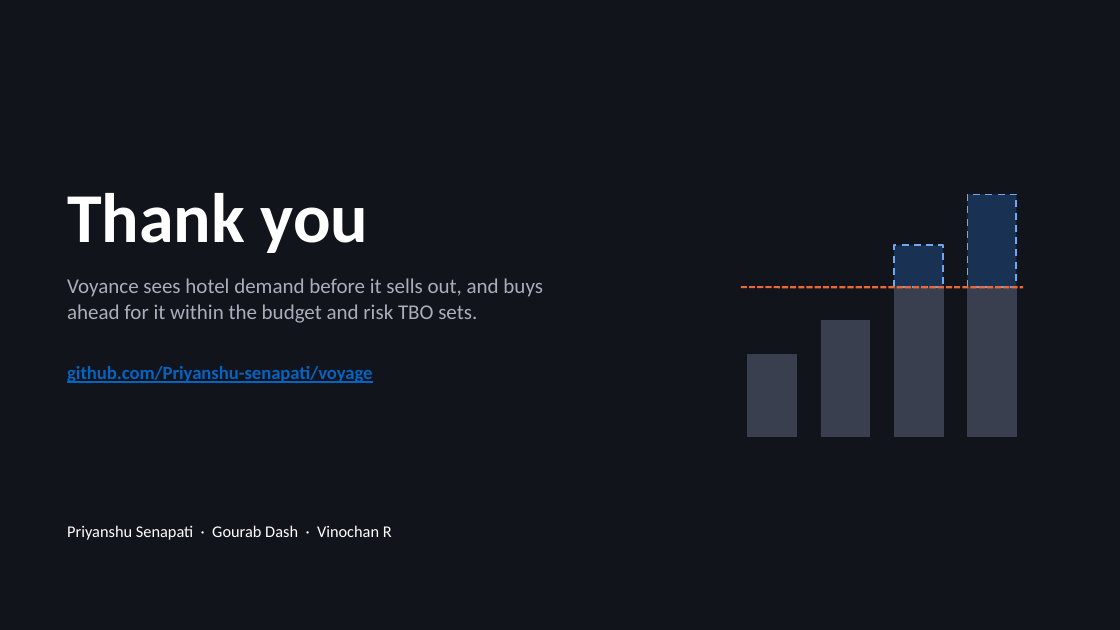
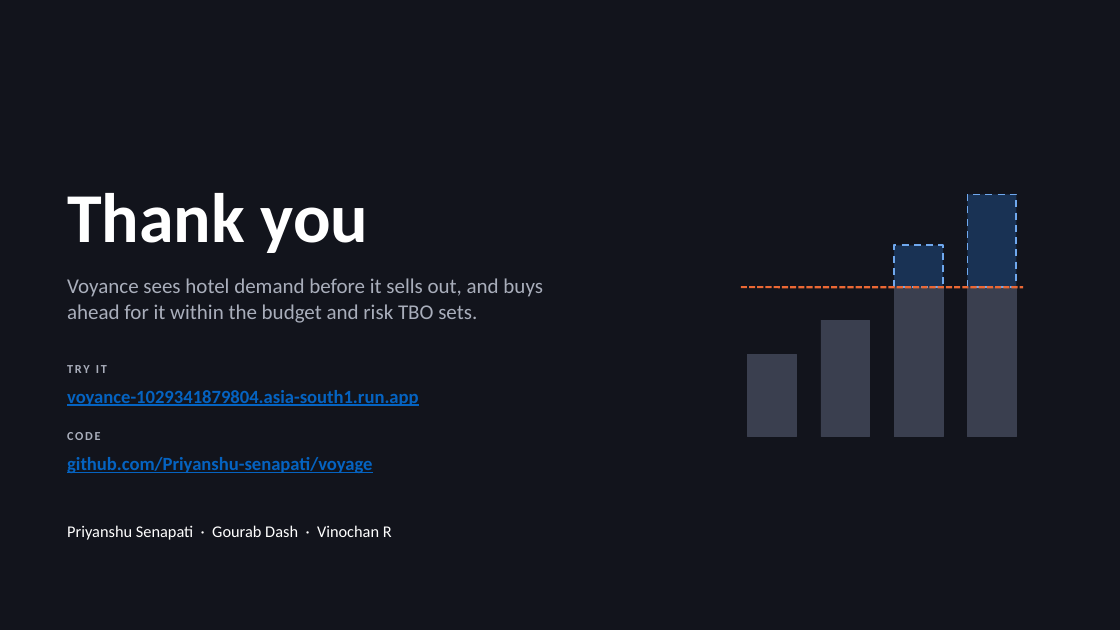
Before and after one commit to Priyanshu-senapati/voyage, a slide deck: slide 4 of deck/voyance_round1.pptx. Drawn at 1120x630 pixels with LibreOffice and Linux fonts; fonts in the diff are those of the drawing. Boxes give left, top, right and bottom in pixels: in the first picture for what was removed or moved away, otherwise in the second. Text is boxed around its words. In the diff, an @@ line names an element or a change of style, - is before the commit and + after.

```diff
--- a/deck/voyance_round1.pptx
+++ b/deck/voyance_round1.pptx
@@ text added at [67,365,107,373], 10.5 pt, text #A9AEBB, bold @@
+TRY IT
@@ text added at [67,390,419,406], 16 pt, text #0563C1, bold, underline @@
+voyance-1029341879804.asia-south1.run.app
@@ text added at [67,432,100,440], 10.5 pt, text #A9AEBB, bold @@
+CODE
@@ text "github.com/Priyanshu-senapati/voyage": place and size @@
-text "github.com/Priyanshu-senapati/voyage" at [67,366,372,383]
+text "github.com/Priyanshu-senapati/voyage" at [67,457,372,473]
```
Also in this commit, not shown: 2 other slides changed, 6 other files.
